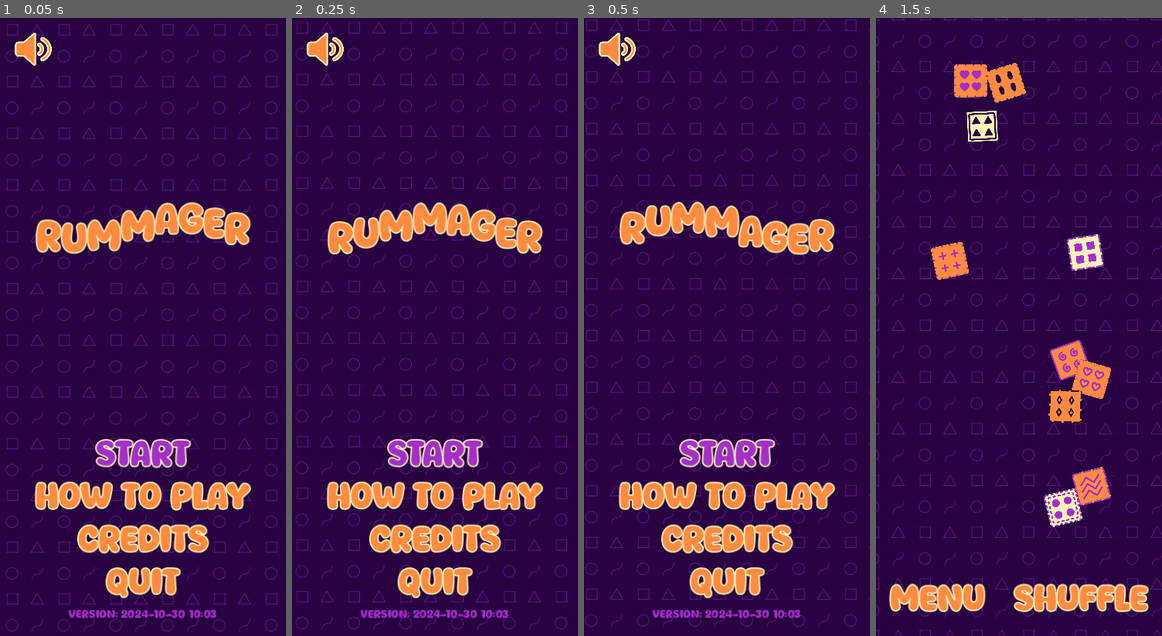
Above: before the commit, frames 1-4 (left to right).
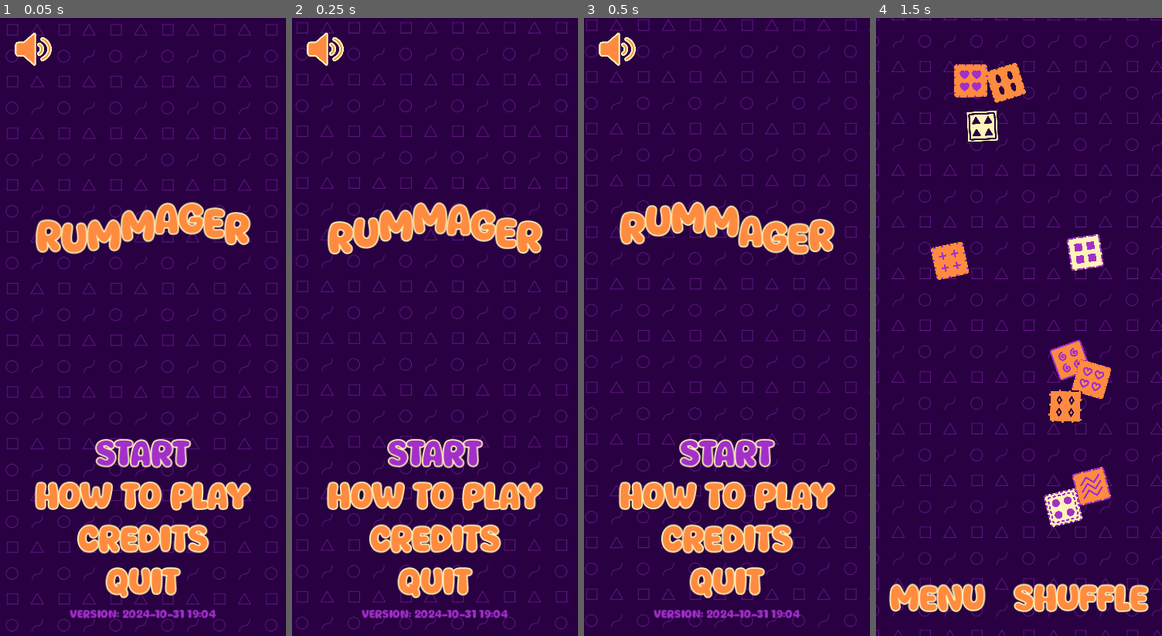
Above: after the commit, the same moments.

Repository: magopian/rummager
Game: Godot game, scene res://start_menu.tscn
Same seed, same stepped clock (60 frames per second), same inputs: the game is played once before the commit and once after it.
Inputs:
- Up to frame 1 (0.05 s): no input
- Up to frame 2 (0.25 s): no input
- Up to frame 3 (0.5 s): no input
- Up to frame 4 (1.5 s): click "START" at 0.5 s; click "Let's go!" at 1.25 s

The runs differ from the first frame. In frame 1, 0.5% of the frame differs, in the area x 23-76%, y 95-98%; in frame 2, 0.5%; in frame 3, 0.5%; in frame 4, nothing differs.

Commit message:
Bump version number

Diff:
--- a/project.godot
+++ b/project.godot
@@ -11,7 +11,7 @@
 [application]
 
 config/name="Rummager"
-config/version="2024-10-30 10:03"
+config/version="2024-10-31 19:04"
 run/main_scene="res://start_menu.tscn"
 config/features=PackedStringArray("4.3", "Mobile")
 boot_splash/image="res://assets/boot_splash.png"
